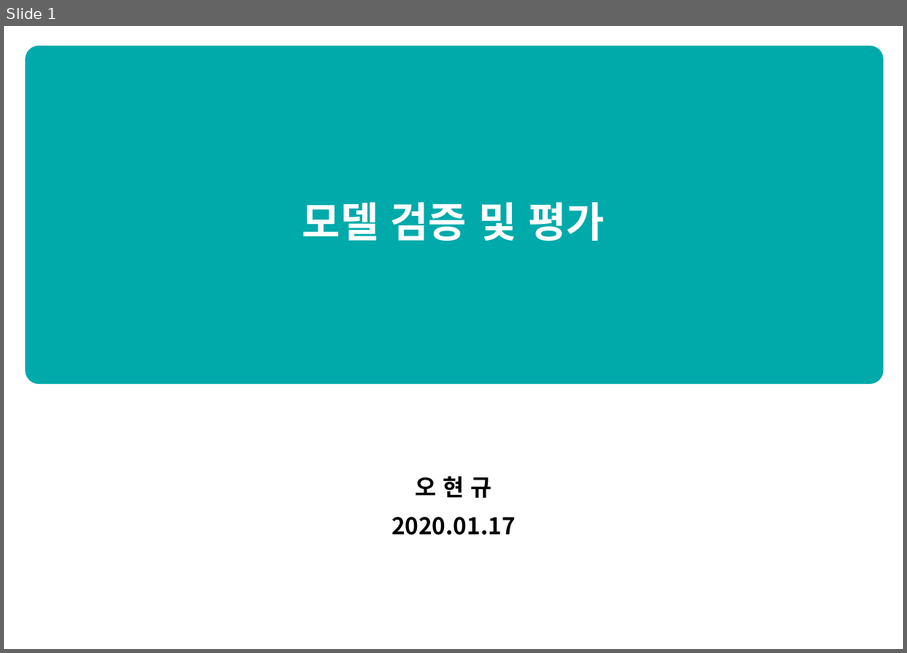
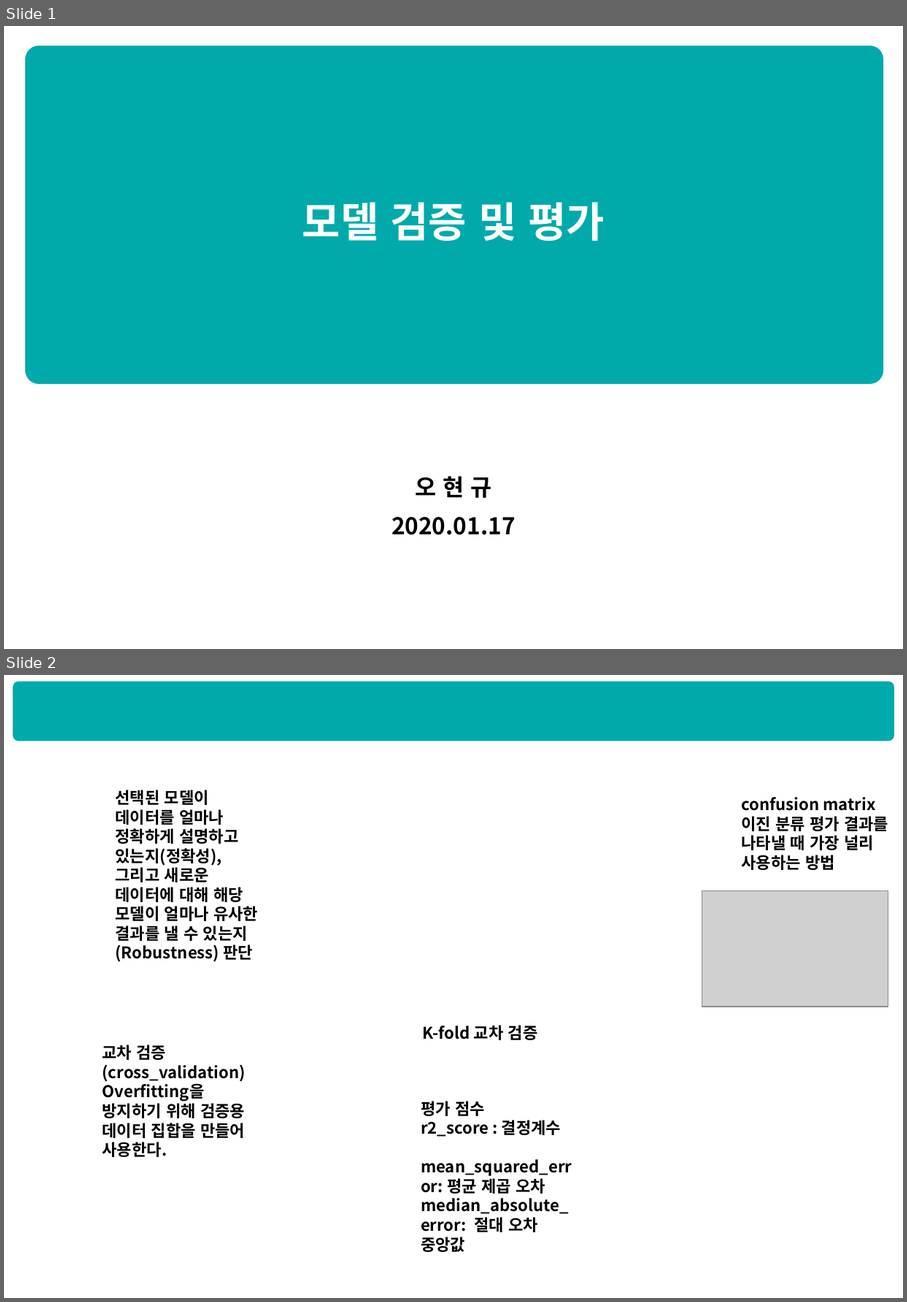
Before and after one commit to HyunQQ/analysis, a slide deck: 모델검증_평가_정리.pptx. Shown one above the other, each under a label of ours: slide 1 before the commit, slides 1 and 2 after it. The pictures are 907x653 and 907x1302 pixels, drawn with LibreOffice and Linux fonts; fonts in the diff are those of the drawing; grey boxes stand for pictures. Boxes give left, top, right and bottom in pixels: in the first picture for what was removed or moved away, otherwise in the second. Text is boxed around its words. In the diff, an @@ line names an element or a change of style, - is before the commit and + after.

Commit message:
ing make model validation ppt

```diff
--- a/모델검증_평가_정리.pptx
+++ b/모델검증_평가_정리.pptx
@@ slide 2 added at (4, 675, 903, 1298), background #FFFFFF @@
@@ rounded rectangle added at (13, 682, 895, 741), fill #00AAAA @@
@@ text added at (116, 790, 258, 962), 14 pt, text #000000, bold @@
+선택된 모델이 데이터를 얼마나 정확하게 설명하고 있는지(정확성), 그리고 새로운 데이터에 대해 해당 모델이 얼마나 유사한 결과를 낼 수 있는지(Robustness) 판단
@@ text added at (741, 797, 889, 870), 14 pt, text #000000, bold @@
+confusion matrix
+이진 분류 평가 결과를 나타낼 때 가장 널리 사용하는 방법
@@ picture added at (703, 891, 889, 1007) @@
@@ text added at (422, 1025, 538, 1040), 14 pt, text #000000, bold @@
+K-fold 교차 검증
@@ text added at (103, 1044, 246, 1157), 14 pt, text #000000, bold @@
+교차 검증(cross_validation)
+Overfitting을 방지하기 위해 검증용 데이터 집합을 만들어 사용한다.
@@ text added at (421, 1101, 572, 1252), 14 pt, text #000000, bold @@
+평가 점수
+r2_score : 결정계수
+mean_squared_error: 평균 제곱 오차
+median_absolute_error: 절대 오차 중앙값
```
Also in this commit, not shown: 1 other slide added, 1 slide removed.
